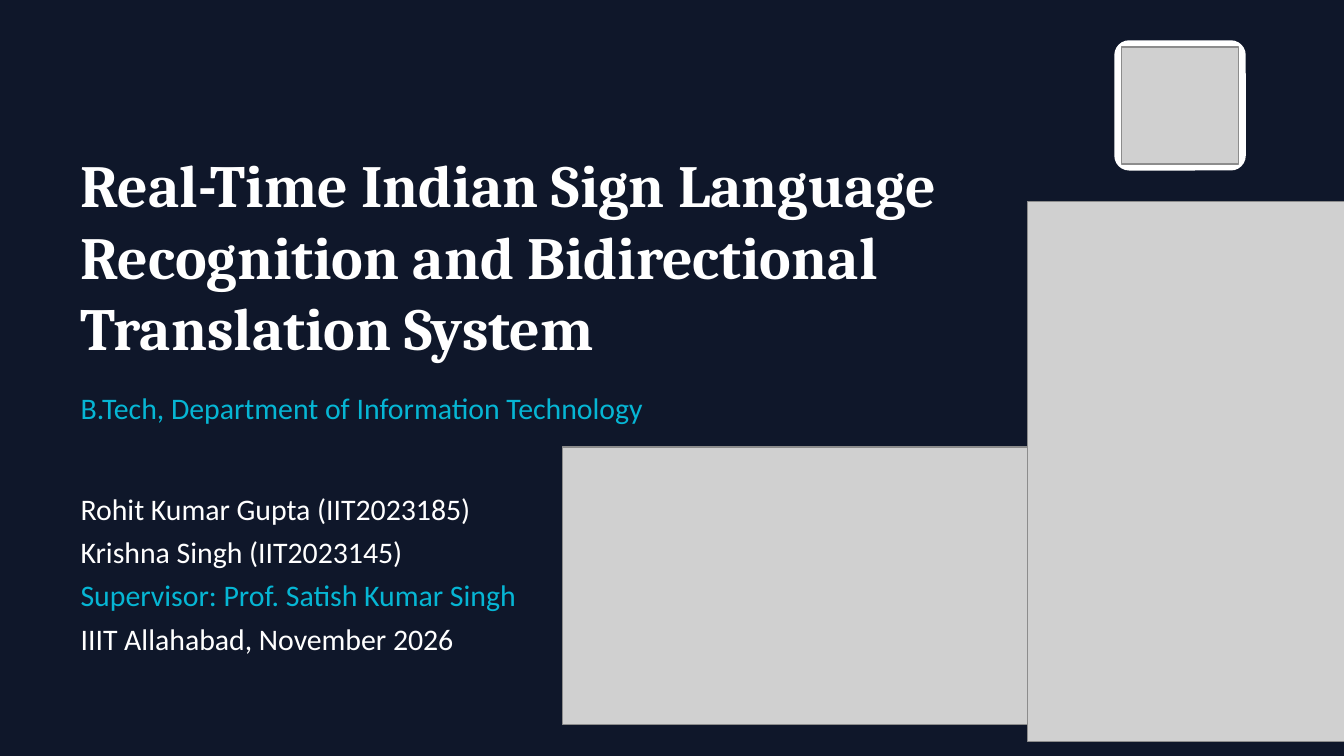
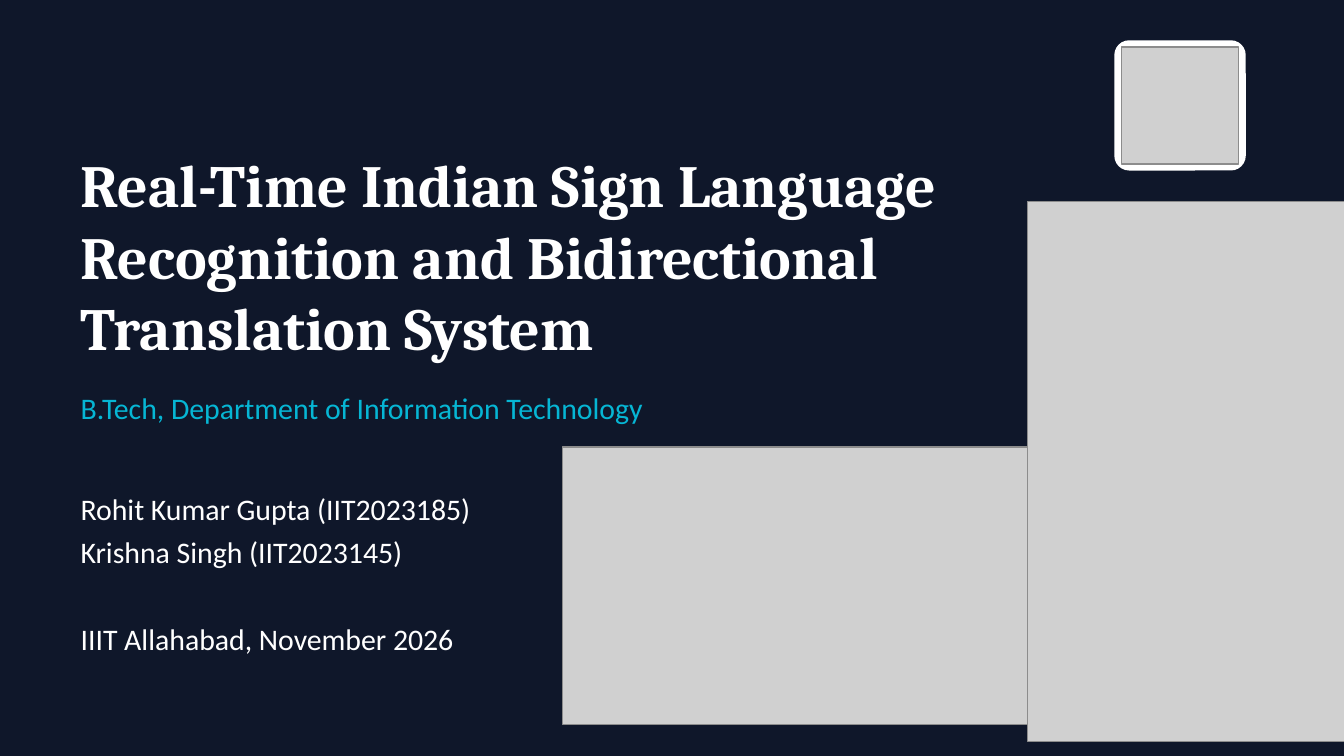
Before and after one commit to Rohitkumar-3103/Indian_Sign_Language_Projects, a slide deck: slide 1 of ISL_Thesis_Presentation.pptx. Drawn at 1344x756 pixels with LibreOffice and Linux fonts; fonts in the diff are those of the drawing; grey boxes stand for pictures. Boxes give left, top, right and bottom in pixels: in the first picture for what was removed or moved away, otherwise in the second. Text is boxed around its words. In the diff, an @@ line names an element or a change of style, - is before the commit and + after.

```diff
--- a/ISL_Thesis_Presentation.pptx
+++ b/ISL_Thesis_Presentation.pptx
@@ text at (x1=81, y1=585, x2=516, y2=611): paragraph removed @@
-Supervisor: Prof. Satish Kumar Singh
```
Also in this commit, not shown: 2 other slides changed, 1 slide added, 3 other files.
